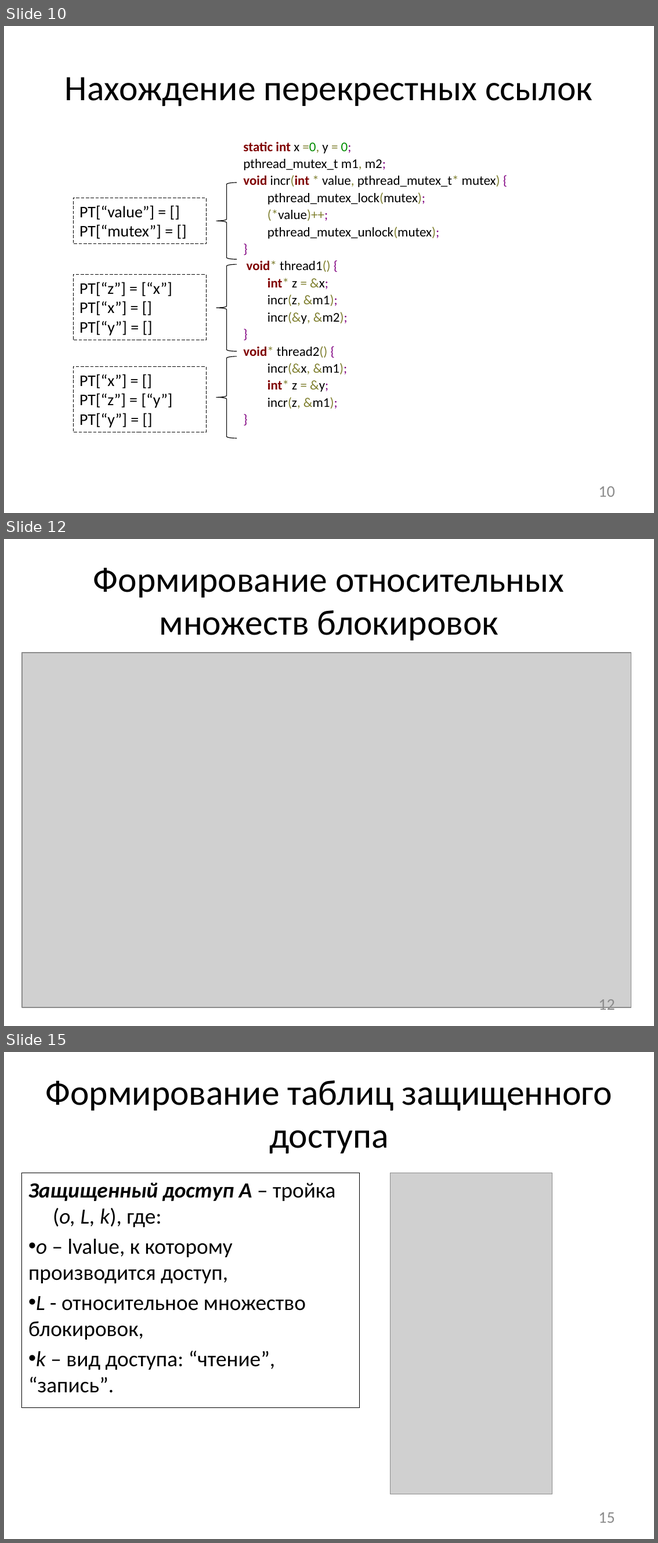
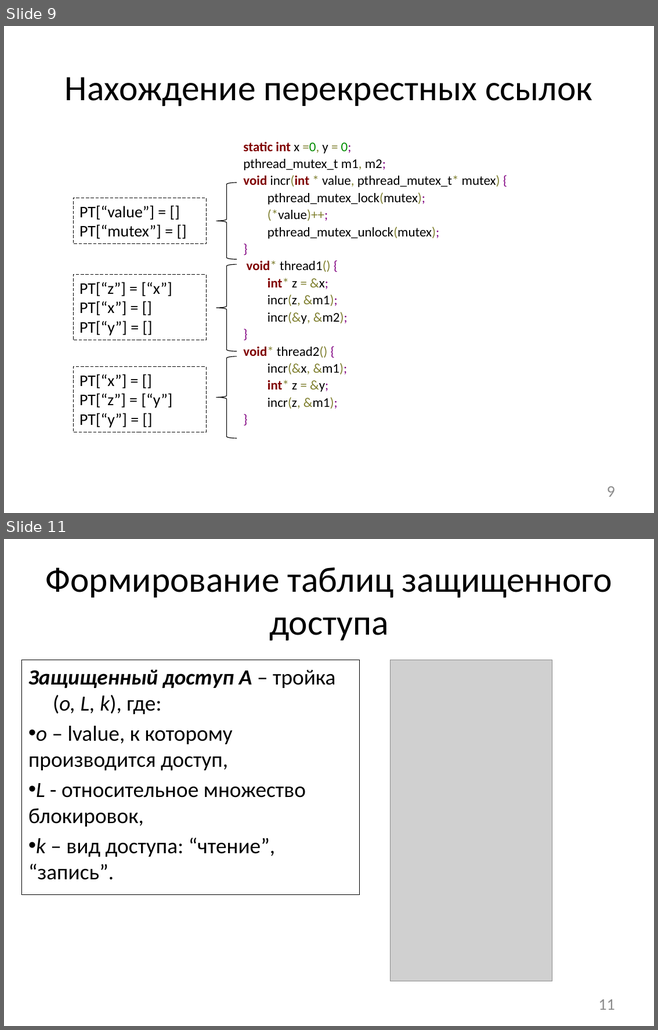
Before and after one commit to afrolovskiy/diplom, a slide deck: presentations/diplom/static race detection.pptx. Shown one above the other, each under a label of ours: slides 10, 12 and 15 before the commit, slides 9 and 11 after it; the slides between them are not shown. The pictures are 658x1543 and 658x1030 pixels, drawn with LibreOffice and Linux fonts; fonts in the diff are those of the drawing; grey boxes stand for pictures. Boxes give left, top, right and bottom in pixels: in the first picture for what was removed or moved away, otherwise in the second. Text is boxed around its words. In the diff, an @@ line names an element or a change of style, - is before the commit and + after.

```diff
--- a/presentations/diplom/static race detection.pptx
+++ b/presentations/diplom/static race detection.pptx
@@ slide 12 removed at box(4, 539, 654, 1026), background #FFFFFF @@
@@ title removed at box(93, 567, 564, 641) @@
-Формирование относительных множеств блокировок
@@ picture removed at box(22, 653, 631, 1008) @@
@@ page number removed at box(598, 1000, 614, 1013) @@
-12
@@ what was slide 10 is now slide 9 @@
@@ page number at box(607, 487, 615, 497): text changed @@
-10
+9
@@ what was slide 15 is now slide 11 @@
@@ page number at box(598, 1000, 614, 1010): text changed @@
-15
+11
```
Also in this commit, not shown: 1 slide changed, 1 slide added, 13 other slides removed, 1 other file.
